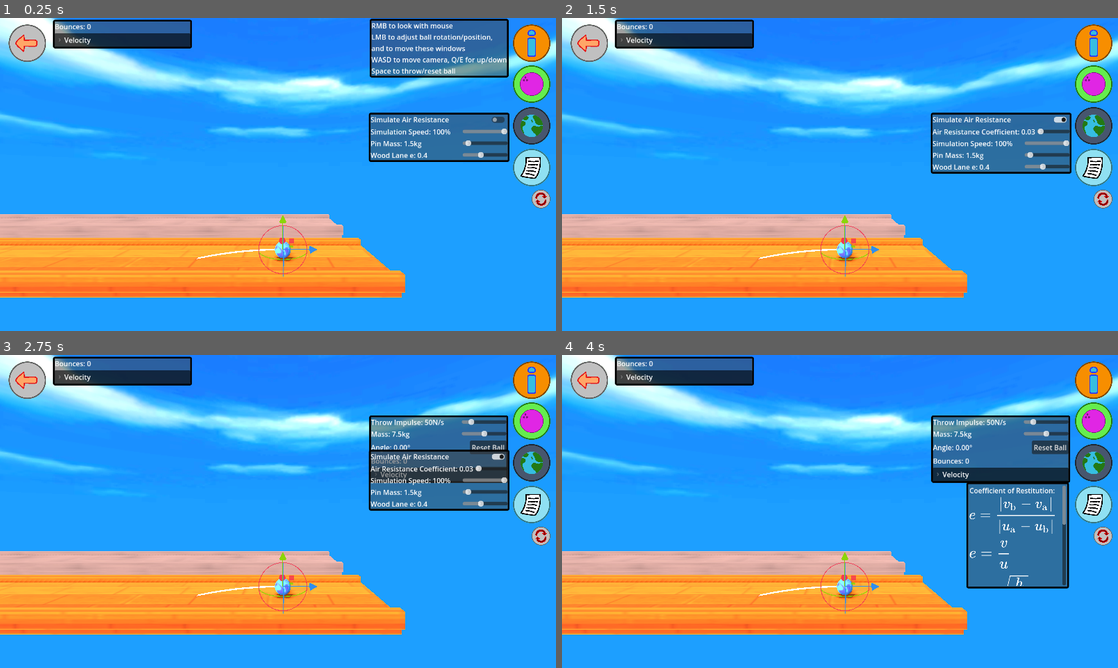
Above: before the commit, frames 1-4 (two rows, left to right).
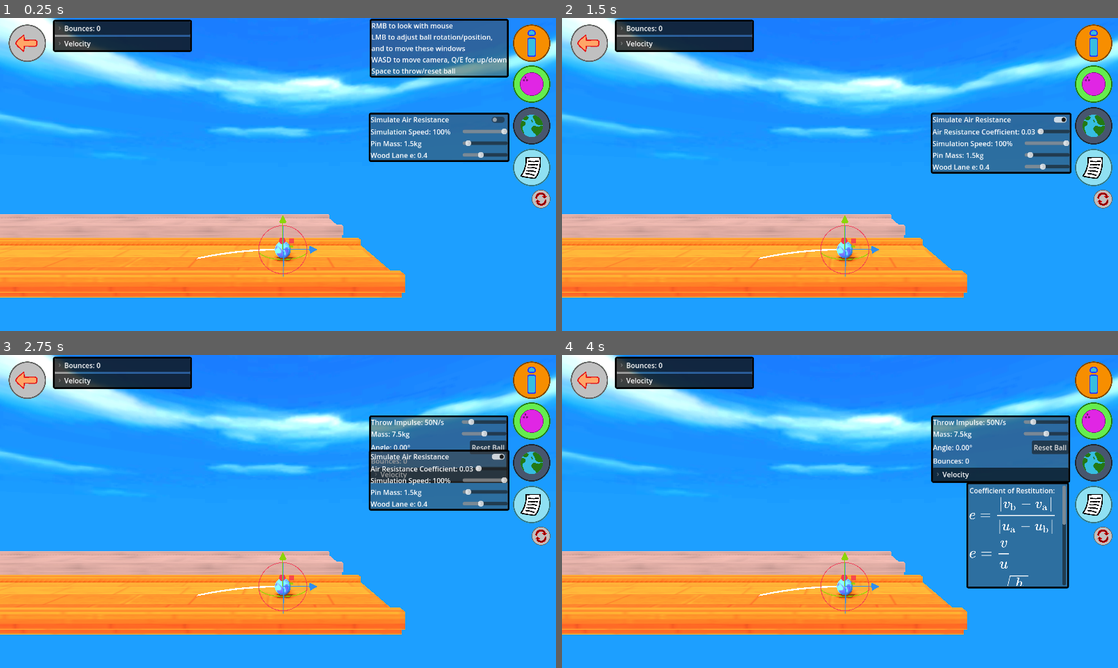
Above: after the commit, the same moments.

Repository: ErythiaSea/CMP400-PhET
Game: Godot game, scene res://Scenes/bowlingEnv.tscn
Same seed, same stepped clock (60 frames per second), same inputs: the game is played once before the commit and once after it.
Inputs (mouse positions are in pixels of both pictures, inside the frame that each line leads up to):
- Up to frame 1 (0.25 s): no input
- Up to frame 2 (1.5 s): click (1062, 118) at 0.5 s; click (1095, 43) at 1.25 s
- Up to frame 3 (2.75 s): click (533, 420) at 2 s
- Up to frame 4 (4 s): click (1095, 464) at 2.75 s; click (1095, 505) at 3.5 s

The runs differ from the first frame. In frame 1, 1.6% of the frame differs, in the area x 9-35%, y 1-11%; in frame 2, 1.6%; in frame 3, 1.6%; in frame 4, 1.6%.

Commit message:
hide formulae depending on gamemode

Diff:
--- a/Scenes/bowlingEnv.tscn
+++ b/Scenes/bowlingEnv.tscn
@@ -604,7 +604,7 @@
 layout_mode = 2
 text = "Projectile Motion:"
 
-[node name="SUVATFormulae" type="TextureRect" parent="GUIRoot/FormulaPanel/MarginContainer/ScrollContainer/HBoxContainer"]
+[node name="PMFormula" type="TextureRect" parent="GUIRoot/FormulaPanel/MarginContainer/ScrollContainer/HBoxContainer"]
 layout_mode = 2
 tooltip_text = "s = displacement (m)
 u = initial velocity (m/s)
@@ -698,9 +698,21 @@
 size_flags_vertical = 0
 size_flags_stretch_ratio = 0.78
 
-[node name="BouncesLabel" type="Label" parent="GUIRoot/SpyPanel/VBoxContainer"]
-layout_mode = 2
-text = "Bounces: 0"
+[node name="AirtimeLabel" type="Label" parent="GUIRoot/SpyPanel/VBoxContainer"]
+visible = false
+layout_mode = 2
+text = "Air time: 0s"
+
+[node name="BouncesFoldable" type="FoldableContainer" parent="GUIRoot/SpyPanel/VBoxContainer"]
+layout_mode = 2
+focus_mode = 0
+folded = true
+title = "Bounces: 0"
+
+[node name="BouncesLabel" type="Label" parent="GUIRoot/SpyPanel/VBoxContainer/BouncesFoldable"]
+visible = false
+layout_mode = 2
+text = "Initial: 0m"
 
 [node name="VelocityFoldable" type="FoldableContainer" parent="GUIRoot/SpyPanel/VBoxContainer"]
 layout_mode = 2
--- a/Scenes/gui_root.gd
+++ b/Scenes/gui_root.gd
@@ -28,6 +28,8 @@
 @export var spy_panel: PanelContainer
 var panel_init_pos: Array[Vector2]
 
+@onready var formula_hbox = $FormulaPanel/MarginContainer/ScrollContainer/HBoxContainer
+
 @export var question_label: Label
 @export var param1_label: Label
 @export var param1_box: LineEdit
@@ -61,6 +63,20 @@
 
 	if (GameManager.current_gamemode == GameManager.mode.freeplay):
 		question_panel.visible = false
+	else:
+		pass
+
+	var formula_node_prefix: String = ""
+	if (GameManager.current_gamemode == GameManager.mode.e_coeff):
+		formula_node_prefix = "COR"
+	elif (GameManager.current_gamemode == GameManager.mode.proj_mtn):
+		formula_node_prefix = "PM"
+	elif (GameManager.current_gamemode == GameManager.mode.collision):
+		formula_node_prefix = "CM"
+	if formula_node_prefix != "":
+		for n in formula_hbox.get_children():
+			if formula_node_prefix not in n.name:
+				n.hide()
 
 # holy hardcoding batman!
 func _on_arcslider_value_changed(value: float) -> void:
